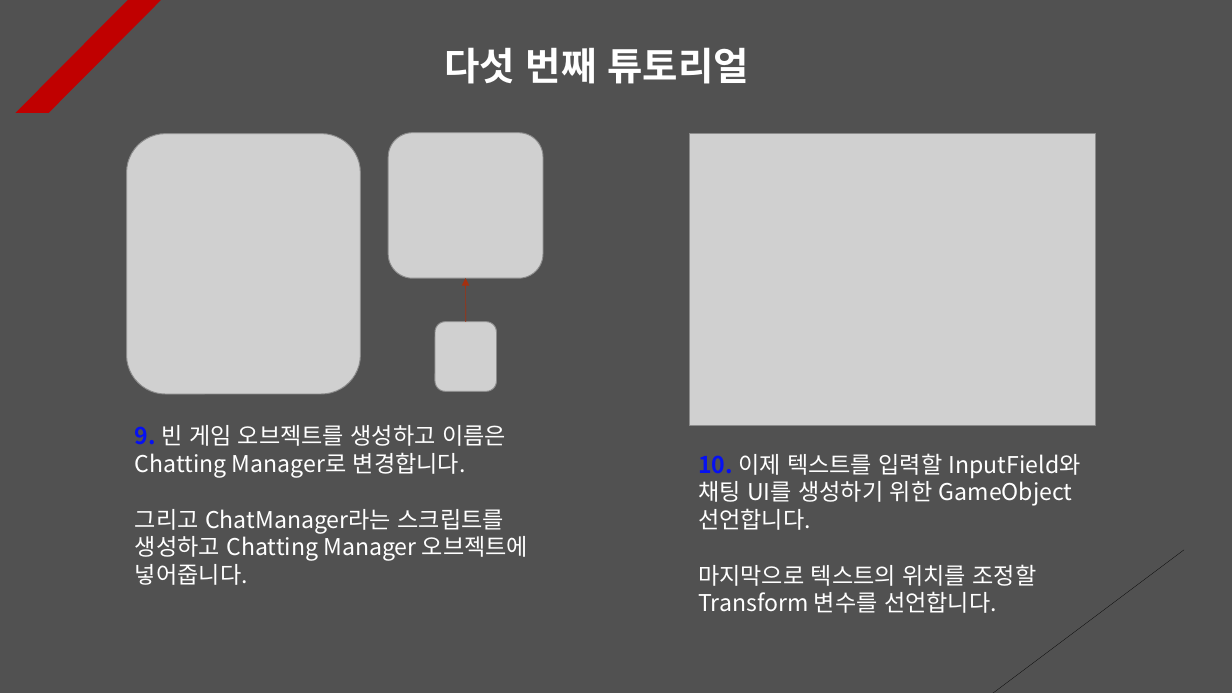
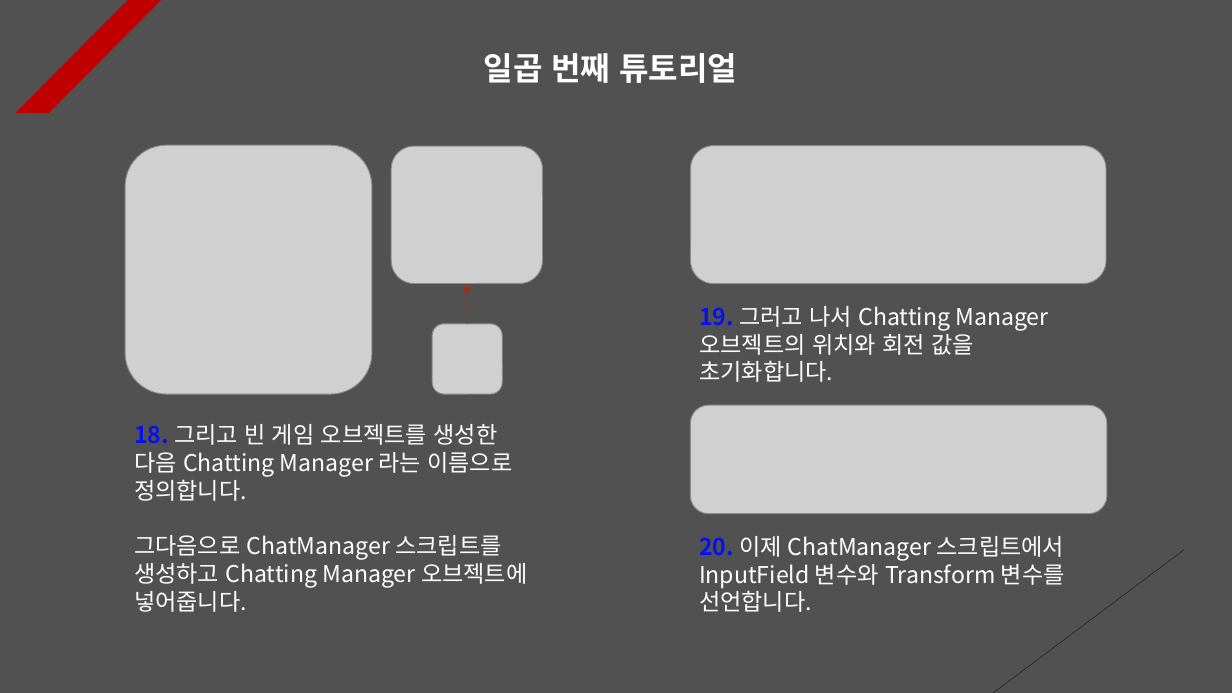
Before and after one commit to Unity2033/3D-UnityEngine, a slide deck: slide 8 of Assets/Class/Photon Server/PPT Data/Photon RPC.pptx (slide 6 before the commit). Drawn at 1232x693 pixels with LibreOffice and Linux fonts; fonts in the diff are those of the drawing; grey boxes stand for pictures. Boxes give left, top, right and bottom in pixels: in the first picture for what was removed or moved away, otherwise in the second. Text is boxed around its words. In the diff, an @@ line names an element or a change of style, - is before the commit and + after.

```diff
--- a/Assets/Class/Photon Server/PPT Data/Photon RPC.pptx
+++ b/Assets/Class/Photon Server/PPT Data/Photon RPC.pptx
@@ text at bbox=[484, 53, 737, 83]: text changed; size 30 to 25 pt @@
-다섯 번째 튜토리얼
+일곱 번째 튜토리얼
@@ picture: place and size @@
-picture at bbox=[127, 134, 360, 395]
+picture at bbox=[125, 145, 372, 394]
@@ picture: place and size @@
-picture at bbox=[388, 133, 543, 278]
+picture at bbox=[391, 146, 543, 284]
@@ picture removed at bbox=[689, 134, 1096, 425] @@
@@ picture added at bbox=[690, 146, 1106, 284] @@
@@ arrow moved from (466, 322) - (466, 278) to (468, 323) - (467, 284) @@
@@ picture: place and size @@
-picture at bbox=[435, 322, 497, 391]
+picture at bbox=[433, 323, 503, 394]
@@ text added at bbox=[699, 306, 1048, 382], 18 pt, text #FFFFFF @@
+19. 그러고 나서 Chatting Manager 오브젝트의 위치와 회전 값을 초기화합니다.
@@ picture added at bbox=[690, 405, 1107, 513] @@
@@ text at bbox=[134, 424, 527, 612]: text changed @@
-9. 빈 게임 오브젝트를 생성하고 이름은 Chatting Manager로 변경합니다.
-그리고 ChatManager라는 스크립트를 생성하고 Chatting Manager 오브젝트에 넣어줍니다.
+18. 그리고 빈 게임 오브젝트를 생성한 다음 Chatting Manager 라는 이름으로 정의합니다.
+그다음으로 ChatManager 스크립트를 생성하고 Chatting Manager 오브젝트에 넣어줍니다.
@@ text at bbox=[699, 536, 1065, 612]: text changed @@
-10. 이제 텍스트를 입력할 InputField와 채팅 UI를 생성하기 위한 GameObject 선언합니다.
-마지막으로 텍스트의 위치를 조정할 Transform 변수를 선언합니다.
+20. 이제 ChatManager 스크립트에서 InputField 변수와 Transform 변수를 선언합니다.
```
Also in this commit, not shown: 6 other slides changed, 3 slides added, 5 slides removed, 23 other files.
